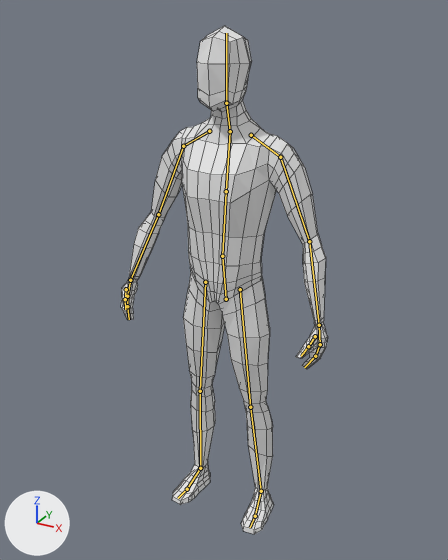
An edit to the Blender file Assets/Models/Character/Original/Character.blend, drawn before and after from the same camera.
Both versions are drawn from a 50 mm lens placed at (1.031, -1.885, 2.008), pointed at (-0.024, 0.034, 1.048). Lighting does not change. The marker at lower left points along +X, +Y and +Z. The bones that bend it are drawn over the model as lines. Mesh edges are drawn as thin lines.
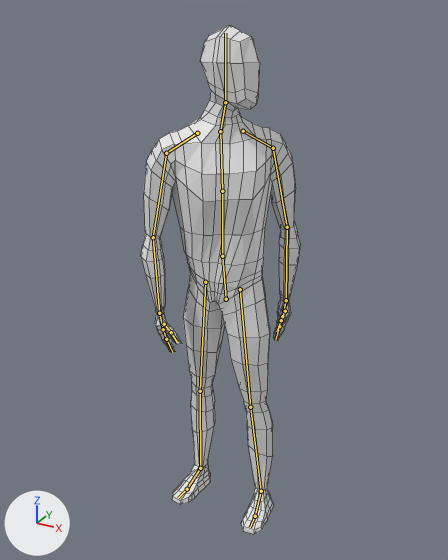
The newer file adds an action. The first version stands in its rest pose; the second is drawn at frame 1 of the action 'Look.L'.

Changed parts and their boxes [x1, y1, x2, y2] in the pictures (448 x 560 px):
'Cube', posed (23% narrower): before [121, 26, 328, 534]; after [141, 26, 300, 534]
bone 'Spine', root to tip: before (222, 256) to (226, 191); after (222, 256) to (222, 191)
bone 'Chest', root to tip: before (226, 191) to (230, 131); after (222, 191) to (220, 131)
bone 'Neck', root to tip: before (230, 131) to (226, 103); after (220, 131) to (225, 102)
bone 'Head', root to tip: before (226, 103) to (226, 33); after (225, 102) to (225, 33)
bone 'Upper Arm.L', root to tip: before (280, 157) to (309, 241); after (273, 148) to (287, 227)
bone 'Lower Arm.L', root to tip: before (309, 241) to (319, 325); after (287, 227) to (286, 300)
bone 'Finger01.L', root to tip: before (320, 344) to (315, 356); after (282, 316) to (279, 326)
bone 'Finger02.L', root to tip: before (315, 356) to (304, 367); after (279, 326) to (275, 340)
bone 'Thumb02.L', root to tip: before (308, 346) to (301, 356); after (281, 320) to (277, 331)
bone 'Upper Arm.R', root to tip: before (183, 146) to (158, 214); after (166, 153) to (153, 237)
bone 'Lower Arm.R', root to tip: before (158, 214) to (130, 280); after (153, 237) to (159, 313)
bone 'Finger01.R', root to tip: before (127, 296) to (127, 306); after (163, 329) to (166, 339)
bone 'Finger02.R', root to tip: before (127, 306) to (129, 319); after (166, 339) to (172, 352)

What changed in the scene script:
```text
Change bone_spine:
    where bone_spine = bpy.data.objects['Armature'].pose.bones['Spine']  # child of 'Hips'
    bone_spine.rotation_quaternion: (1.0, 0.0, 0.0, 0.0) -> (0.968, 0.003, 0.249, 0.028)  # degrees (0, 0, 0) -> degrees (1, 29, 4)
Change bone_chest:
    where bone_chest = bpy.data.objects['Armature'].pose.bones['Chest']  # child of 'Spine'
    bone_chest.rotation_quaternion: (1.0, 0.0, 0.0, 0.0) -> (0.994, -0.007, 0.11, 0.015)  # degrees (0, 0, 0) -> degrees (-1, 13, 2)
Change bone_neck:
    where bone_neck = bpy.data.objects['Armature'].pose.bones['Neck']  # child of 'Chest'
    bone_neck.rotation_quaternion: (1.0, 0.0, 0.0, 0.0) -> (0.971, 0.003, 0.231, -0.063)  # degrees (0, 0, 0) -> degrees (-2, 27, -8)
Change bone_head:
    where bone_head = bpy.data.objects['Armature'].pose.bones['Head']  # child of 'Neck'
    bone_head.rotation_quaternion: (1.0, 0.0, 0.0, 0.0) -> (0.98, 0.0, 0.199, 0.001)  # degrees (0, 0, 0) -> degrees (0, 23, 0)
Change bone_upper_arm_l:
    where bone_upper_arm_l = bpy.data.objects['Armature'].pose.bones['Upper Arm.L']  # child of 'Shoulder.L'
    bone_upper_arm_l.rotation_quaternion: (1.0, 0.0, 0.0, 0.0) -> (0.994, 0.019, 0.026, -0.106)  # degrees (0, 0, 0) -> degrees (2, 3, -12)
Change bone_lower_arm_l:
    where bone_lower_arm_l = bpy.data.objects['Armature'].pose.bones['Lower Arm.L']  # child of 'Upper Arm.L'
    bone_lower_arm_l.rotation_quaternion: (1.0, 0.0, 0.0, 0.0) -> (0.994, -0.095, -0.009, -0.057)  # degrees (0, 0, 0) -> degrees (-11, -2, -6)
Change bone_finger01_l:
    where bone_finger01_l = bpy.data.objects['Armature'].pose.bones['Finger01.L']  # child of 'Hand.L'
    bone_finger01_l.rotation_quaternion: (1.0, 0.0, 0.0, 0.0) -> (0.991, -0.037, 0.031, 0.123)  # degrees (0, 0, 0) -> degrees (-4, 4, 14)
Change bone_finger02_l:
    where bone_finger02_l = bpy.data.objects['Armature'].pose.bones['Finger02.L']  # child of 'Finger01.L'
    bone_finger02_l.rotation_quaternion: (1.0, 0.0, 0.0, 0.0) -> (0.989, -0.033, 0.05, 0.134)  # degrees (0, 0, 0) -> degrees (-3, 6, 15)
Change bone_thumb02_l:
    where bone_thumb02_l = bpy.data.objects['Armature'].pose.bones['Thumb02.L']  # child of 'Thumb01.L'
    bone_thumb02_l.rotation_quaternion: (1.0, 0.0, 0.0, 0.0) -> (0.991, 0.024, 0.064, 0.111)  # degrees (0, 0, 0) -> degrees (4, 7, 13)
Change bone_upper_arm_r:
    where bone_upper_arm_r = bpy.data.objects['Armature'].pose.bones['Upper Arm.R']  # child of 'Shoulder.R'
    bone_upper_arm_r.rotation_quaternion: (1.0, 0.0, 0.0, 0.0) -> (0.994, 0.019, -0.026, 0.106)  # degrees (0, 0, 0) -> degrees (2, -3, 12)
Change bone_lower_arm_r:
    where bone_lower_arm_r = bpy.data.objects['Armature'].pose.bones['Lower Arm.R']  # child of 'Upper Arm.R'
    bone_lower_arm_r.rotation_quaternion: (1.0, 0.0, 0.0, 0.0) -> (0.994, -0.095, 0.009, 0.057)  # degrees (0, 0, 0) -> degrees (-11, 2, 6)
Change bone_finger01_r:
    where bone_finger01_r = bpy.data.objects['Armature'].pose.bones['Finger01.R']  # child of 'Hand.R'
    bone_finger01_r.rotation_quaternion: (1.0, 0.0, 0.0, 0.0) -> (0.991, -0.037, -0.031, -0.123)  # degrees (0, 0, 0) -> degrees (-4, -4, -14)
Change bone_finger02_r:
    where bone_finger02_r = bpy.data.objects['Armature'].pose.bones['Finger02.R']  # child of 'Finger01.R'
    bone_finger02_r.rotation_quaternion: (1.0, 0.0, 0.0, 0.0) -> (0.989, -0.033, -0.05, -0.134)  # degrees (0, 0, 0) -> degrees (-3, -6, -15)
```
